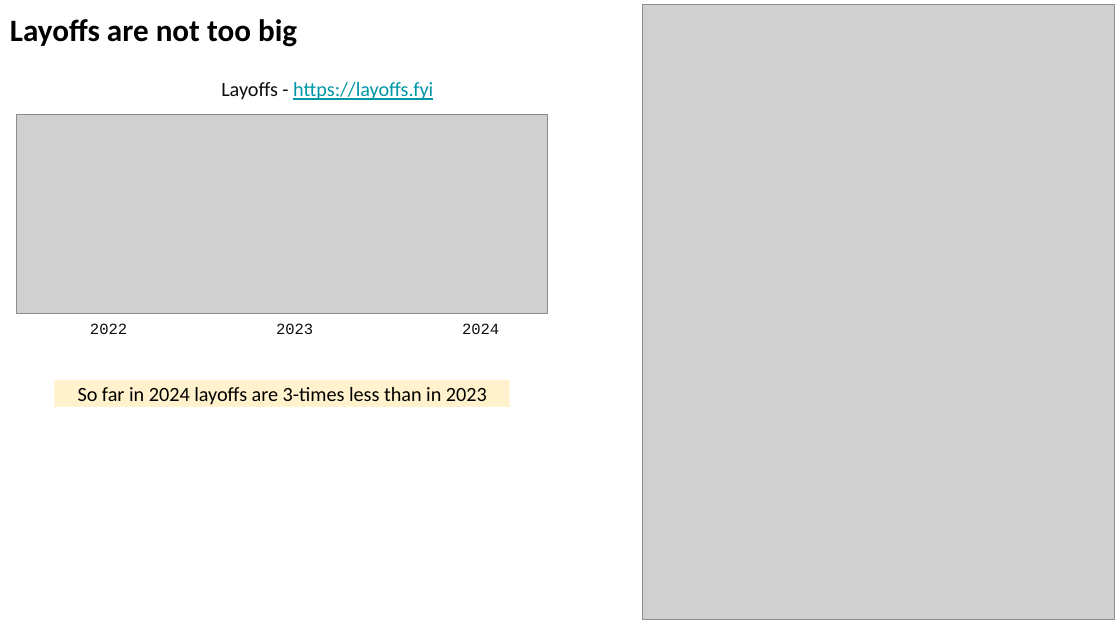
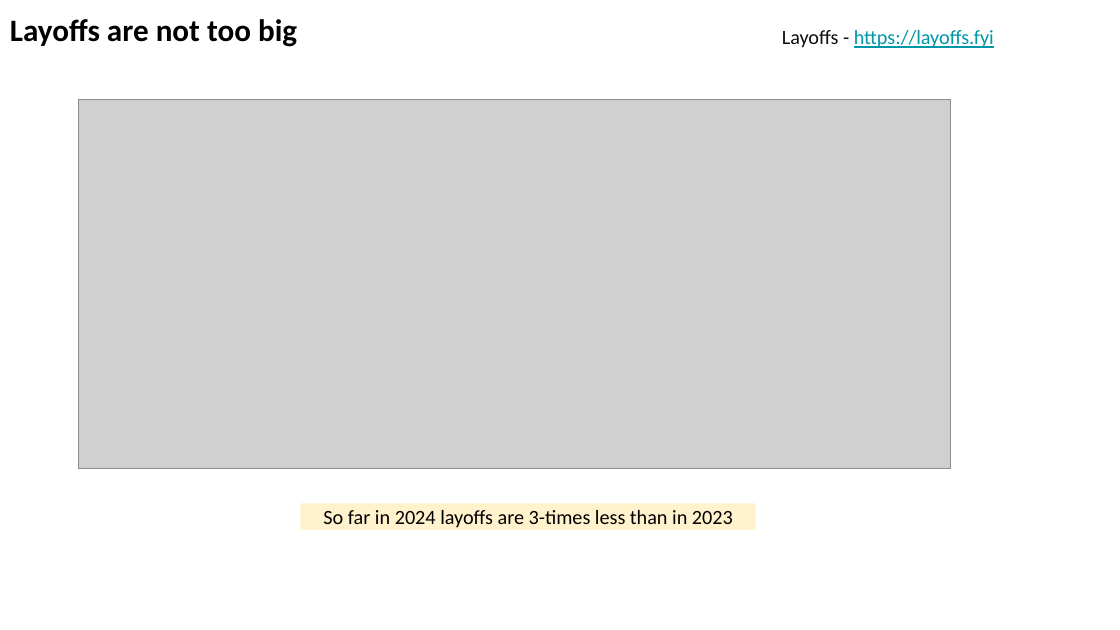
Before and after one commit to lselector/seminar, a slide deck: slide 23 of 2024/2024-02-23-AI-Updates.pptx (slide 21 before the commit). Drawn at 1120x630 pixels with LibreOffice and Linux fonts; fonts in the diff are those of the drawing; grey boxes stand for pictures. Boxes give left, top, right and bottom in pixels: in the first picture for what was removed or moved away, otherwise in the second. Text is boxed around its words. In the diff, an @@ line names an element or a change of style, - is before the commit and + after.

```diff
--- a/2024/2024-02-23-AI-Updates.pptx
+++ b/2024/2024-02-23-AI-Updates.pptx
@@ picture removed at [643,4,1114,620] @@
@@ text "Layoffs - https://layoffs.fyi": place and size @@
-text "Layoffs - https://layoffs.fyi" at [221,82,433,100]
+text "Layoffs - https://layoffs.fyi" at [782,30,994,48]
@@ picture removed at [17,114,548,314] @@
@@ picture added at [78,100,951,468] @@
@@ text removed at [90,323,499,334] @@
-2022 2023 2024
@@ rectangle "So far in 2024 layoffs ...": place and size @@
-rectangle "So far in 2024 layoffs ..." at [55,380,510,407]
+rectangle "So far in 2024 layoffs ..." at [300,503,755,530]
```
Also in this commit, not shown: 5 other slides changed, 2 slides added.
